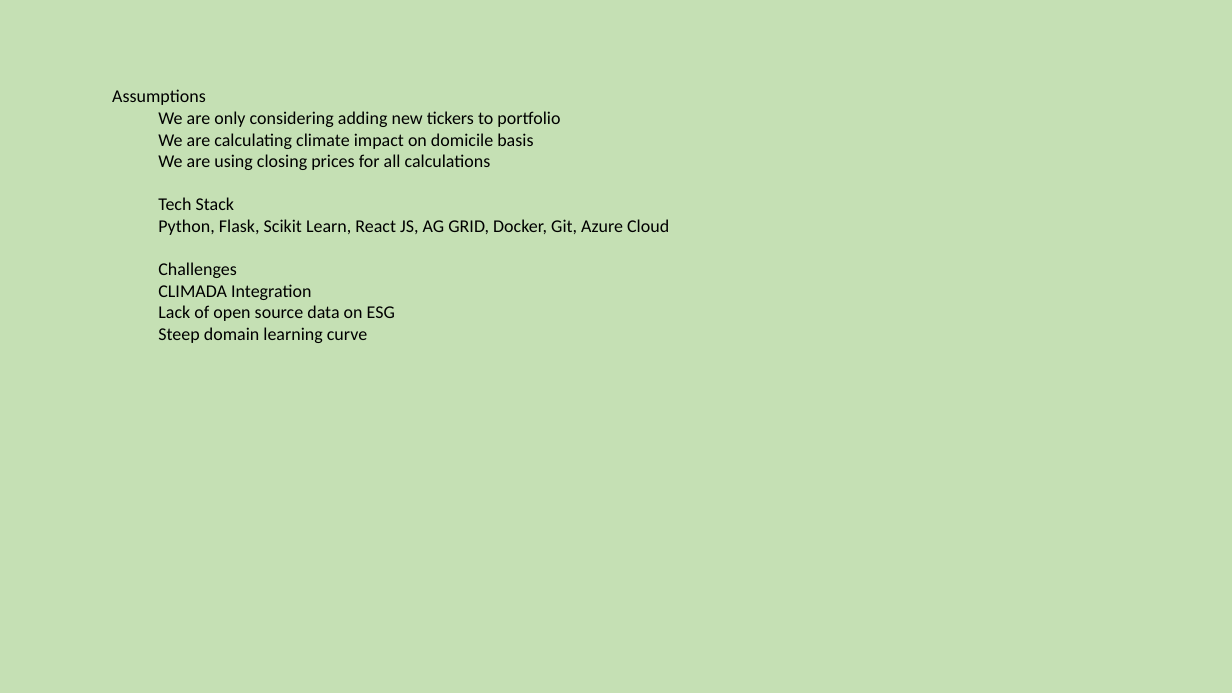
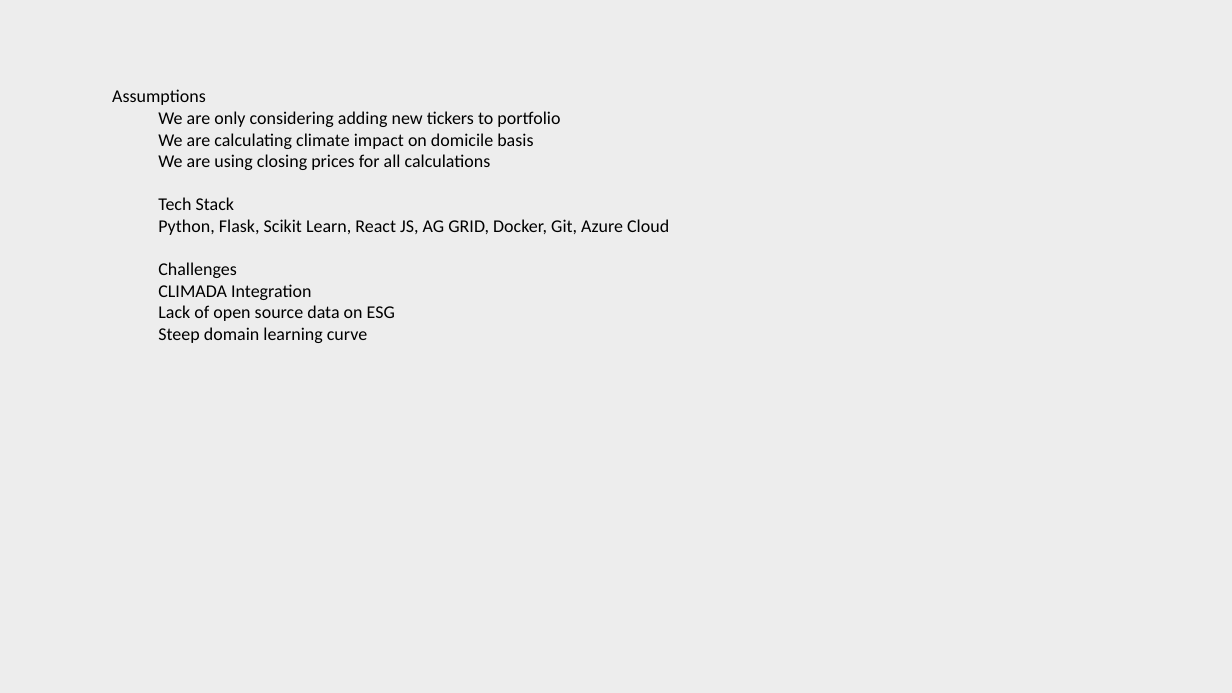
Before and after one commit to ab115/GRAPPH, a slide deck: slide 5 of EsgPrez.pptx (slide 4 before the commit). Drawn at 1232x693 pixels with LibreOffice and Linux fonts; fonts in the diff are those of the drawing. Boxes give left, top, right and bottom in pixels: in the first picture for what was removed or moved away, otherwise in the second. Text is boxed around its words. In the diff, an @@ line names an element or a change of style, - is before the commit and + after.

```diff
--- a/EsgPrez.pptx
+++ b/EsgPrez.pptx
@@ background #C5E0B4 to #EDEDED @@
```
Also in this commit, not shown: 2 other slides changed, 2 slides added, 3 slides removed.
